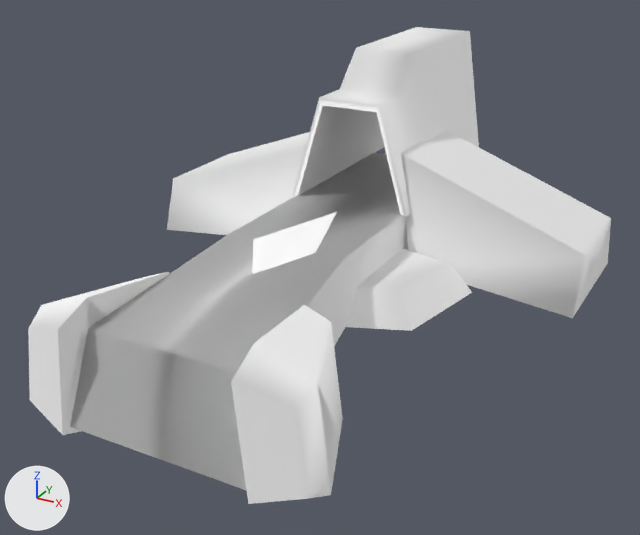
Two versions of the OBJ model Assets/Art/Nova1492/GXConverted/Models/UnitParts/Bodies/datan_common_n_body44_brps_174baa87.obj, one commit apart.
Camera for both pictures: a 50 mm lens placed at (1.42, -2.85, 1.45), pointed at (0.02, -0.29, 0.18). Every picture has the same lights, and +X, +Y and +Z are marked at lower left. The picture after the commit comes second. Where no turn or scale is listed for an object, it has been applied to the vertices. Vertices at exactly the same position are counted once.

Objects in the first picture: 'datan_common_n_body44_brps_174baa87'.
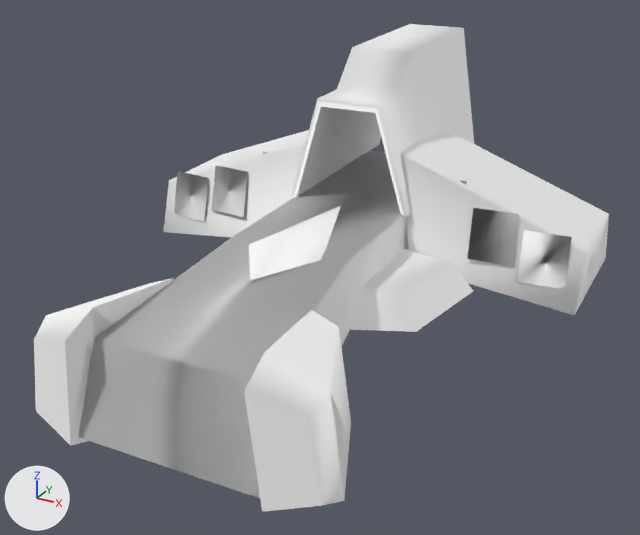
The change, as a list of edits to the scene's bpy script:
```text
Change me_datan_common_n_body44_brps_174baa87:
    remove me_datan_common_n_body44_brps_174baa87.from_pydata(...)  # 103 vertices, 126 faces; spans x -0.87..0.87, y -1.26..0.84, z -0.13..0.86
    add me_datan_common_n_body44_brps_174baa87.from_pydata(...)  # 103 vertices, 126 faces; spans x -0.88..0.87, y -1.27..0.83, z -0.15..0.87
    me_datan_common_n_body44_brps_174baa87 part 1: the whole mesh is multiplied about the mesh origin by the matrix ((1.0, -0.028, -0.001), (0.028, 0.999, -0.017), (0.001, 0.017, 1.0))
Add me_datan_common_n_body44_brps_174baa87_mesh06:
    me_datan_common_n_body44_brps_174baa87_mesh06.from_pydata([(-0.629, 0.003, 0.382), (-0.632, -0.037, 0.201), (-0.466, -0.004, 0.382), (-0.469, -0.044, 0.201)], [], [(0, 1, 2), (3, 2, 1)])
    me_datan_common_n_body44_brps_174baa87_mesh06.materials.append(mat_datan_common_n_body44_brps_174baa87)  # its picture is missing
Add me_datan_common_n_body44_brps_174baa87_mesh05:
    me_datan_common_n_body44_brps_174baa87_mesh05.from_pydata([(-0.822, -0.001, 0.328), (-0.825, -0.041, 0.147), (-0.659, -0.009, 0.328), (-0.662, -0.049, 0.147)], [], [(0, 1, 2), (3, 2, 1)])
    me_datan_common_n_body44_brps_174baa87_mesh05.materials.append(mat_datan_common_n_body44_brps_174baa87)  # its picture is missing
Add me_datan_common_n_body44_brps_174baa87_mesh04:
    me_datan_common_n_body44_brps_174baa87_mesh04.from_pydata([(0.473, -0.018, 0.202), (0.467, 0.022, 0.383), (0.63, 0.039, 0.383), (0.635, -0.001, 0.202)], [], [(0, 1, 2), (2, 3, 0)])
    me_datan_common_n_body44_brps_174baa87_mesh04.materials.append(mat_datan_common_n_body44_brps_174baa87)  # its picture is missing
Add me_datan_common_n_body44_brps_174baa87_mesh03:
    me_datan_common_n_body44_brps_174baa87_mesh03.from_pydata([(0.021, -0.745, 0.307), (0.153, -0.521, 0.321), (0.016, -0.565, 0.406), (0.001, -0.098, 0.349), (-0.125, -0.53, 0.321)], [], [(0, 1, 2), (1, 3, 2), (3, 4, 2), (4, 0, 2)])
    me_datan_common_n_body44_brps_174baa87_mesh03.materials.append(mat_datan_common_n_body44_brps_174baa87)  # its picture is missing
Add me_datan_common_n_body44_brps_174baa87_mesh01:
    me_datan_common_n_body44_brps_174baa87_mesh01.from_pydata([(0.66, -0.012, 0.149), (0.654, 0.028, 0.33), (0.816, 0.045, 0.33), (0.822, 0.005, 0.149)], [], [(0, 1, 2), (2, 3, 0)])
    me_datan_common_n_body44_brps_174baa87_mesh01.materials.append(mat_datan_common_n_body44_brps_174baa87)  # its picture is missing
Add ob_datan_common_n_body44_brps_174baa87_mesh06:
    ob_datan_common_n_body44_brps_174baa87_mesh06 = bpy.data.objects.new('datan_common_n_body44_brps_174baa87_mesh06', me_datan_common_n_body44_brps_174baa87_mesh06)
    ob_datan_common_n_body44_brps_174baa87_mesh06.location = (0.0, 0.0, 0.0)
Add ob_datan_common_n_body44_brps_174baa87_mesh05:
    ob_datan_common_n_body44_brps_174baa87_mesh05 = bpy.data.objects.new('datan_common_n_body44_brps_174baa87_mesh05', me_datan_common_n_body44_brps_174baa87_mesh05)
    ob_datan_common_n_body44_brps_174baa87_mesh05.location = (0.0, 0.0, 0.0)
Add ob_datan_common_n_body44_brps_174baa87_mesh04:
    ob_datan_common_n_body44_brps_174baa87_mesh04 = bpy.data.objects.new('datan_common_n_body44_brps_174baa87_mesh04', me_datan_common_n_body44_brps_174baa87_mesh04)
    ob_datan_common_n_body44_brps_174baa87_mesh04.location = (0.0, 0.0, 0.0)
Add ob_datan_common_n_body44_brps_174baa87_mesh03:
    ob_datan_common_n_body44_brps_174baa87_mesh03 = bpy.data.objects.new('datan_common_n_body44_brps_174baa87_mesh03', me_datan_common_n_body44_brps_174baa87_mesh03)
    ob_datan_common_n_body44_brps_174baa87_mesh03.location = (0.0, 0.0, 0.0)
Add ob_datan_common_n_body44_brps_174baa87_mesh01:
    ob_datan_common_n_body44_brps_174baa87_mesh01 = bpy.data.objects.new('datan_common_n_body44_brps_174baa87_mesh01', me_datan_common_n_body44_brps_174baa87_mesh01)
    ob_datan_common_n_body44_brps_174baa87_mesh01.location = (0.0, 0.0, 0.0)
```

Changed parts and their boxes [x1, y1, x2, y2] in the pictures (640 x 535 px):
'datan_common_n_body44_brps_174baa87', reshaped: before [28, 27, 611, 504]; after [34, 24, 609, 512]
'datan_common_n_body44_brps_174baa87_mesh03', added: after [249, 206, 341, 280]
'datan_common_n_body44_brps_174baa87_mesh01', added: after [517, 230, 572, 288]
'datan_common_n_body44_brps_174baa87_mesh04', added: after [468, 208, 519, 266]
'datan_common_n_body44_brps_174baa87_mesh06', added: after [211, 166, 248, 217]
'datan_common_n_body44_brps_174baa87_mesh05', added: after [174, 171, 208, 222]
